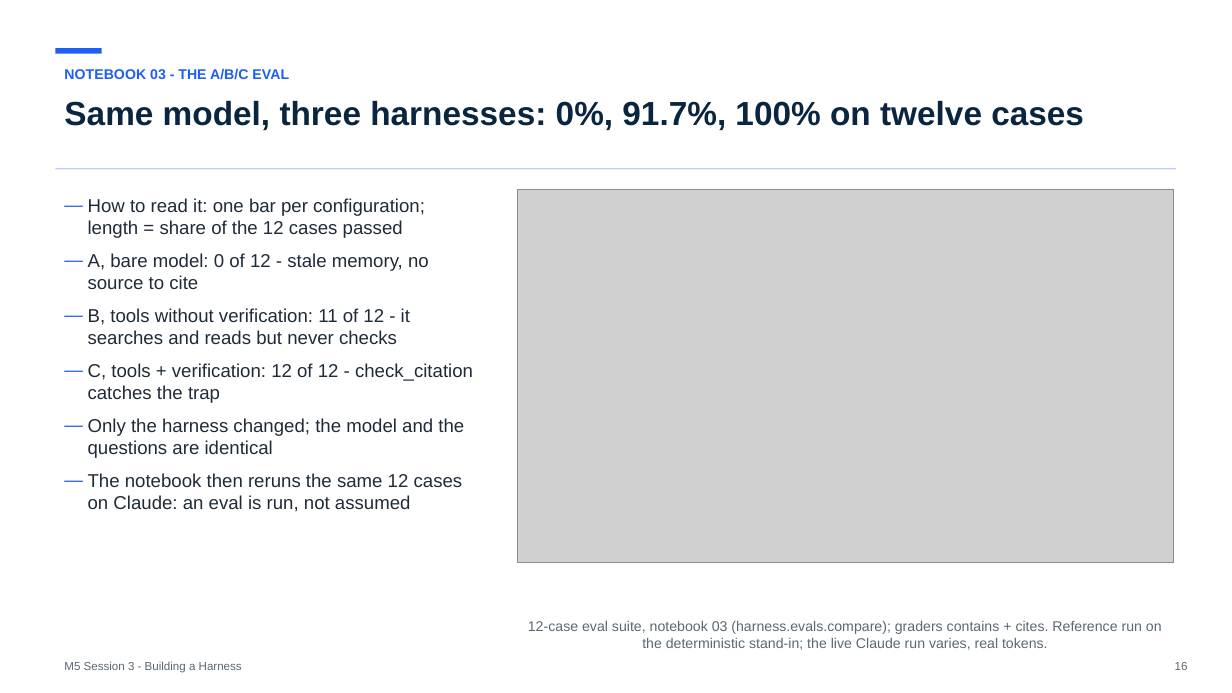
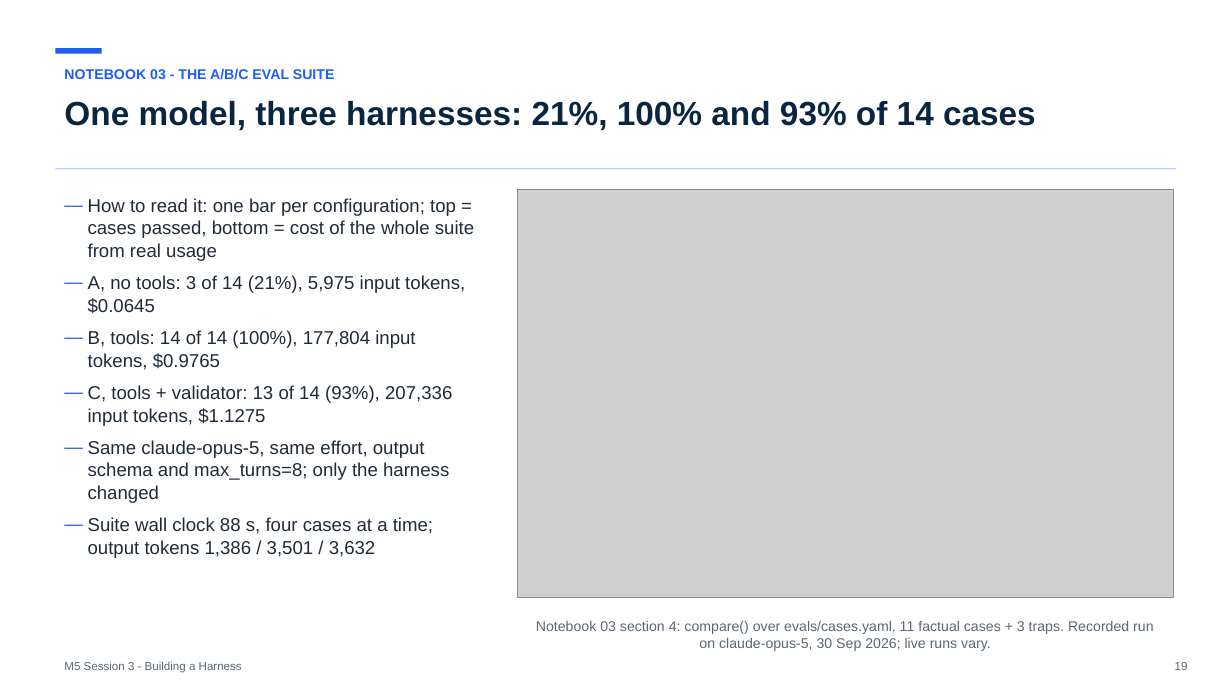
Before and after one commit to maglionejm/fontys-tech-exercises, a slide deck: slide 19 of presentations/m5-session-3-building-a-harness.pptx (slide 16 before the commit). Drawn at 1232x693 pixels with LibreOffice and Linux fonts; fonts in the diff are those of the drawing; grey boxes stand for pictures. Boxes give left, top, right and bottom in pixels: in the first picture for what was removed or moved away, otherwise in the second. Text is boxed around its words. In the diff, an @@ line names an element or a change of style, - is before the commit and + after.

```diff
--- a/presentations/m5-session-3-building-a-harness.pptx
+++ b/presentations/m5-session-3-building-a-harness.pptx
@@ text at bbox=[64, 68, 335, 80]: text changed @@
-NOTEBOOK 03 - THE A/B/C EVAL
+NOTEBOOK 03 - THE A/B/C EVAL SUITE
@@ text at bbox=[64, 100, 1036, 131]: text changed @@
-Same model, three harnesses: 0%, 91.7%, 100% on twelve cases
+One model, three harnesses: 21%, 100% and 93% of 14 cases
@@ text at bbox=[88, 198, 474, 558]: text changed @@
-— How to read it: one bar per configuration; length = share of the 12 cases passed
-— A, bare model: 0 of 12 - stale memory, no source to cite
-— B, tools without verification: 11 of 12 - it searches and reads but never checks
-— C, tools + verification: 12 of 12 - check_citation catches the trap
-— Only the harness changed; the model and the questions are identical
-— The notebook then reruns the same 12 cases on Claude: an eval is run, not assumed
+— How to read it: one bar per configuration; top = cases passed, bottom = cost of the whole suite from real usage
+— A, no tools: 3 of 14 (21%), 5,975 input tokens, $0.0645
+— B, tools: 14 of 14 (100%), 177,804 input tokens, $0.9765
+— C, tools + validator: 13 of 14 (93%), 207,336 input tokens, $1.1275
+— Same claude-opus-5, same effort, output schema and max_turns=8; only the harness changed
+— Suite wall clock 88 s, four cases at a time; output tokens 1,386 / 3,501 / 3,632
@@ picture: place and size @@
-picture at bbox=[518, 189, 1174, 562]
+picture at bbox=[518, 189, 1174, 597]
@@ text at bbox=[536, 621, 1153, 651]: text changed @@
-12-case eval suite, notebook 03 (harness.evals.compare); graders contains + cites. Reference run on the deterministic stand-in; the live Claude run varies, real tokens.
+Notebook 03 section 4: compare() over evals/cases.yaml, 11 factual cases + 3 traps. Recorded run on claude-opus-5, 30 Sep 2026; live runs vary.
```
Also in this commit, not shown: 10 other slides changed, 5 slides added, 3 slides removed, 1 other file.
